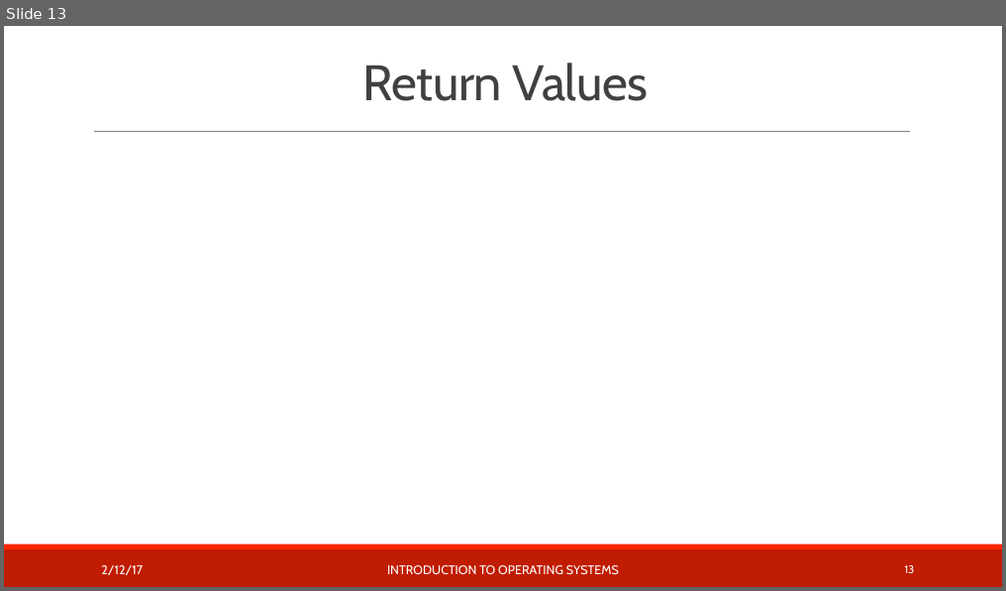
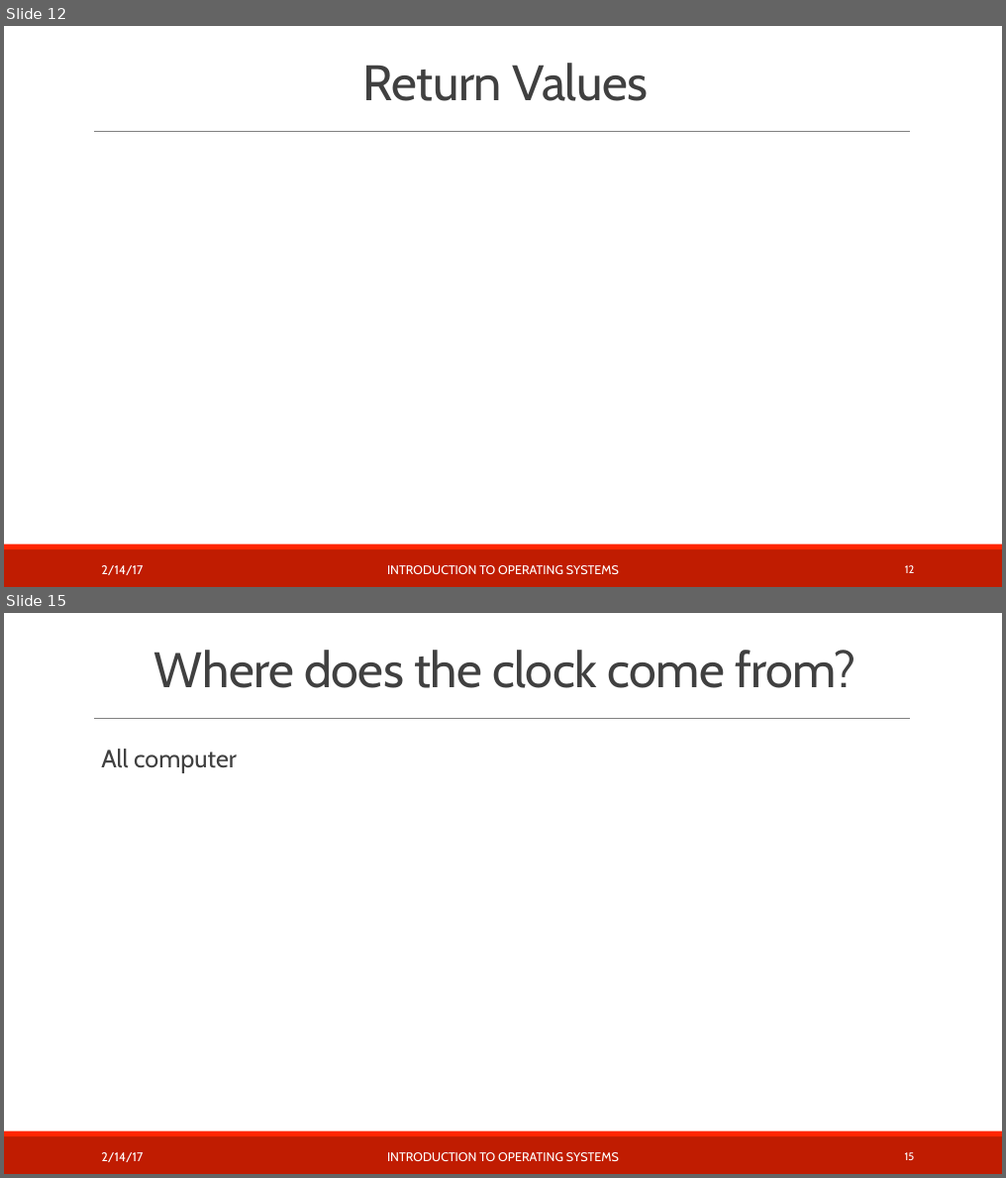
Before and after one commit to teachbsd/course, a slide deck: undergraduate/lectures/kernel-services.pptx. Shown one above the other, each under a label of ours: slide 13 before the commit, slides 12 and 15 after it; the slides between them are not shown. The pictures are 1006x591 and 1006x1178 pixels, drawn with LibreOffice and Linux fonts; fonts in the diff are those of the drawing; background and template pictures are left out. Boxes give left, top, right and bottom in pixels: in the first picture for what was removed or moved away, otherwise in the second. Text is boxed around its words. In the diff, an @@ line names an element or a change of style, - is before the commit and + after.

Commit message:
Flesh out with discussions of:
Timekeeping and clocks
Resource tracking and limiting
System processes

```diff
--- a/undergraduate/lectures/kernel-services.pptx
+++ b/undergraduate/lectures/kernel-services.pptx
@@ slide 15 added at <box>4,613,1002,1174</box>, background #FFFFFF; not listed: 3 template elements that a slide beside it also shows @@
@@ title added at <box>154,650,856,688</box>, 48 pt, text #404040 @@
+Where does the clock come from?
@@ text added at <box>101,749,237,773</box>, 24 pt, text #404040 @@
+  All computer
@@ text added at <box>101,1153,143,1162</box>, 12 pt, text #FFFFFF @@
+2/14/17
@@ text added at <box>387,1153,619,1161</box>, 12 pt, text #FFFFFF @@
+INTRODUCTION TO OPERATING SYSTEMS
@@ page number added at <box>905,1153,915,1160</box>, 10.5 pt, text #FFFFFF @@
+15
@@ what was slide 13 is now slide 12 @@
@@ slide 12 changed as well @@
@@ text at <box>101,566,143,575</box>: text changed @@
-2/12/17
+2/14/17
@@ page number at <box>905,566,915,573</box>: text changed @@
-13
+12
```
Also in this commit, not shown: 11 other slides changed, 10 other slides added.
